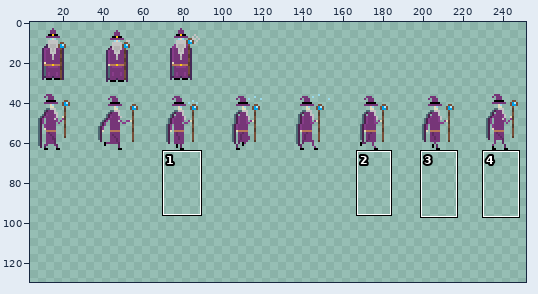
A sprite sheet gets an edit: src/Assets/player_anims.png. Above: a wide view before the commit, with the close-up outlined.
Close-up. Earlier state:
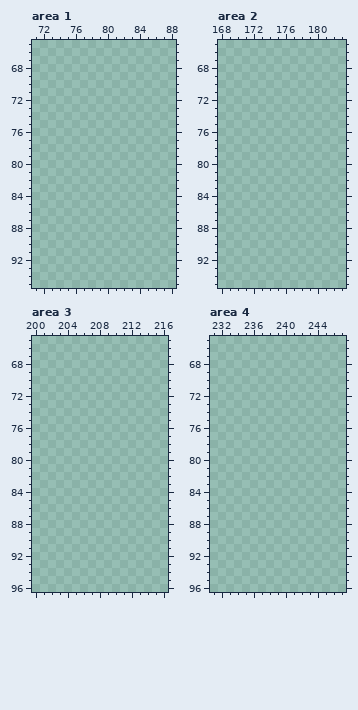
The file is 256x256 pixels. Colours within 5 levels of each other are drawn and written as one. Shown: area 1: x 71..88, y 65..95; area 2: x 168..183, y 65..95; area 3: x 200..216, y 65..96; area 4: x 231..247, y 65..96. The wide view leaves out empty margins. The commit also changed other parts of the picture, which this record leaves out.
The same view after the edit:
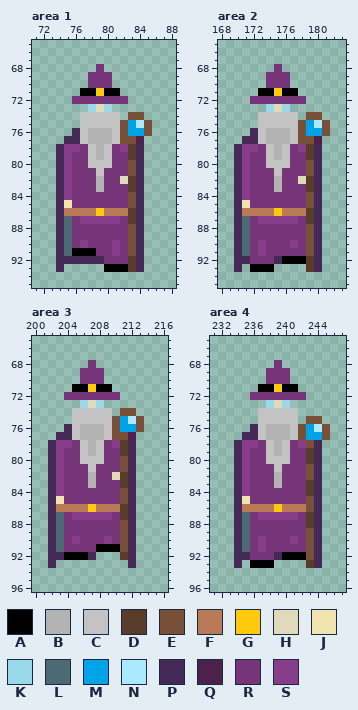
Palette (. is transparent): A #000000  B #b3b3b3  C #c3c3c3  D #593b2a  E #784f38  F #b97a57  G #ffc90e  H #e0daba  J #efe4b0  K #99d9ea  L #4d6973  M #00a2e8  N #abe9ff  P #452957  Q #4c224d  R #763578  S #883d8a
The exact change:
Changed rows in their new state; - is an unchanged pixel.
Area 1:
first column x 74:
68 -----R------
69 ----RRR-----
70 ----RRR-----
71 ---AAGAA----
72 --RRRRRRR---
73 ----KHK-----
74 ---CCCCC-EE-
75 ---CCCCCEMNE
76 --PCBBBCEMME
77 -PPCBBBCEEQ-
78 PSSRCBCRSDP-
79 PSRRCBCRRDP-
80 PSRRCCCRREP-
81 PSRRRCRRREP-
82 PSRRRBRRHDP-
83 PSRRRBRRRDP-
84 PSRRRRRRREP-
85 PJRRRRRRREP-
86 PFFFFGFFFDP-
87 PLRSSSSSRDP-
88 PLRRRRRRREP-
89 PLRRRRRRREP-
90 PLRSRRRSREP-
91 PLAAARRSREP-
92 PPPPPPRRRDP-
93 P-----AAADP-
Area 2:
first column x 170:
68 -----R------
69 ----RRR-----
70 ----RRR-----
71 ---AAGAA----
72 --RRRRRRR---
73 ----KHK-----
74 ---CCCCC-EE-
75 ---CCCCCEMNE
76 --PCBBBCEMME
77 -PPCBBBCEEQ-
78 PSSRCBCRSDP-
79 PSRRCBCRRDP-
80 PSRRCCCRREP-
81 PSRRRCRRREP-
82 PSRRRBRRHDP-
83 PSRRRBRRRDP-
84 PSRRRRRRREP-
85 PJRRRRRRREP-
86 PFFFFGFFFDP-
87 PLRSSSSSRDP-
88 PLRRRRRRREP-
89 PLRRRRRRREP-
90 PLRSRRRSREP-
91 PLRSRRRRREP-
92 PPRRRPAAADP-
93 P-AAA----DP-
Area 3:
first column x 202:
68 -----R------
69 ----RRR-----
70 ----RRR-----
71 ---AAGAA----
72 --RRRRRRR---
73 ----KHK-----
74 ---CCCCC-EE-
75 ---CCCCCEMNE
76 --PCBBBCEMME
77 -PPCBBBCEEQ-
78 PSSRCBCRSDP-
79 PSRRCBCRRDP-
80 PSRRCCCRREP-
81 PSRRRCRRREP-
82 PSRRRBRRHDP-
83 PSRRRBRRRDP-
84 PSRRRRRRREP-
85 PJRRRRRRREP-
86 PFFFFGFFFDP-
87 PLRSSSSSRDP-
88 PLRRRRRRREP-
89 PLRRRRRRREP-
90 PLRSRRRSREP-
91 PLRRRRAAAEP-
92 PPAAAP---DP-
93 P---------P-
Area 4:
first column x 234:
68 -----R------
69 ----RRR-----
70 ----RRR-----
71 ---AAGAA----
72 --RRRRRRR---
73 ----KHK-----
74 ---CCCCC----
75 ---CCCCC-EE-
76 --PCBBBCEMNE
77 -PPCBBBCEMME
78 PSSRCBCRSEP-
79 PSRRCBCRRDP-
80 PSRRCCCRRDP-
81 PSRRRCRRREP-
82 PSRRRBRRREP-
83 PSRRRBRRRDP-
84 PSRRRRRRRDP-
85 PJRRRRRRREP-
86 PFFFFGFFFEP-
87 PLRSSSSSRDP-
88 PLRRRRRRRDP-
89 PLRRRRRRREP-
90 PLRSRRRSREP-
91 PLRSRRRRREP-
92 PPRRRPAAAEP-
93 P-AAA----DP-
Pixel boxes of the changes (left, top, right, bottom) in both close-ups:
added: (56, 64, 152, 272)
added: (234, 64, 330, 272)
added: (48, 360, 144, 568)
added: (234, 360, 330, 568)
